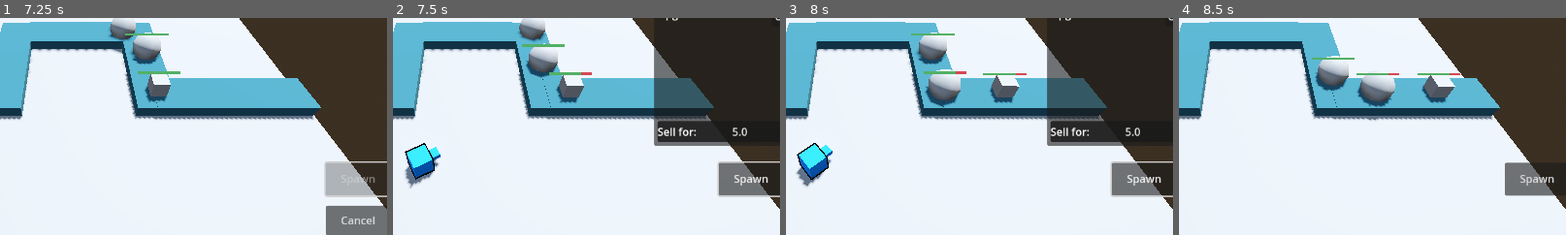
Above: before the commit, frames 1-4 (left to right).
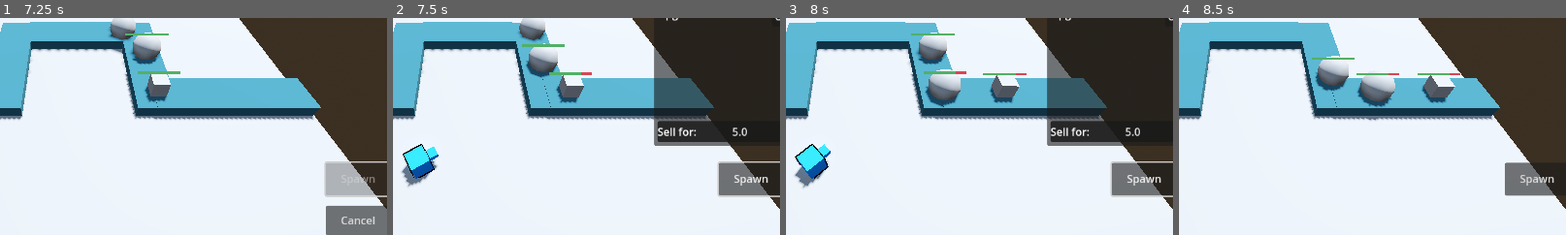
Above: after the commit, the same moments.

Repository: BurnabySouthGameDev/TowerDefence
Game: Godot game, scene res://Scenes/main.tscn
Two runs of this game, one before a commit and one after it. Both use one fixed random seed, a clock stepped at 60 frames per second and the inputs below.
Inputs (mouse positions are % of the whole screen's width and height, from its top left):
- Up to frame 1 (7.25 s): click "Spawn" at 0.5 s; click "Cancel" at 1.25 s; click "Spawn" at 2 s; move the mouse to (72, 45) at 2.77 s; click (72, 45) at 2.92 s; click "Upgrade" at 3.5 s; click "7.0" at 4.25 s; click "Spawn" at 5 s; move the mouse to (30, 55) at 5.77 s; click (30, 55) at 5.92 s; move the mouse to (60, 28) at 6.52 s; click (60, 28) at 6.67 s
- Up to frame 2 (7.5 s): move the mouse to (45, 70) at 7.27 s; click (45, 70) at 7.42 s
- Up to frame 3 (8 s): no input
- Up to frame 4 (8.5 s): click "5.0" at 8 s
The pictures show only the part of the screen within x 41-91%, y 36-86%; the shares and areas given below are measured in that part.

Frame 1 is identical in both runs. In frame 2, 0.5% of the frame differs, in the area x 2-13%, y 57-79%; in frame 3, 0.4%; in frame 4, nothing differs.

Commit message:
some code cleanup

Diff:
--- a/Scripts/enemy.gd
+++ b/Scripts/enemy.gd
@@ -5,11 +5,8 @@
 
 
 @export var speed: float = 0.5
-@export var health: int = 20:
+@export var health: float = 20:
 	set(value):
-		if health == value:
-			return
-
 		health = value
 
 		if health <= 0:
@@ -30,5 +27,6 @@
 		print("ememy reach the end of the path")
 		queue_free()
 
-func take_damage(amount: int) -> void:
+func take_damage(amount: float) -> float:
 	health -= amount
+	return health
--- a/Scripts/turrets/basic_turret.gd
+++ b/Scripts/turrets/basic_turret.gd
@@ -55,16 +55,15 @@
 	print(resource.attack_speed)
 
 func _fire_at(target: PathFollow3D) -> void:
-	var target_pos = target.global_position
-	target_pos.y = global_position.y  # Flatten Y to prevent pitch/roll
+	var target_pos := target.global_position
+#	target_pos.y = global_position.y  # Flatten Y to prevent pitch/roll
 	look_at(target_pos, Vector3.UP)
 
-	target.take_damage(resource.damage)
+	var remaining : float = target.take_damage(resource.damage)
 
-	if target.health <= 0:
-		var currency_label: Label = get_tree().root.get_node("Main/GameUI/CurrencyDisplay/CurrencyLabel")
+	if remaining <= 0:
+		var currency_label: Label = get_node("/root/Main/GameUI/CurrencyDisplay/CurrencyLabel")
 		currency_label.add(5)
-		target.queue_free()
 
 func change_color(color: Color) -> void:
 	if csg_box_3d.material == null:
